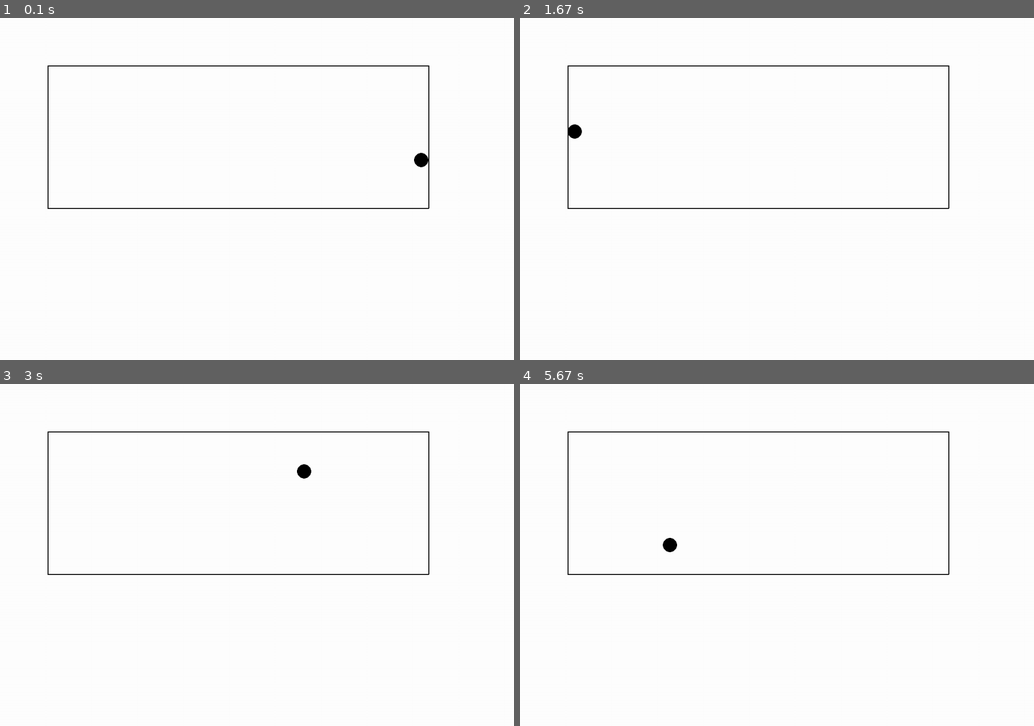
Above: before the commit, frames 1-4 (two rows, left to right).
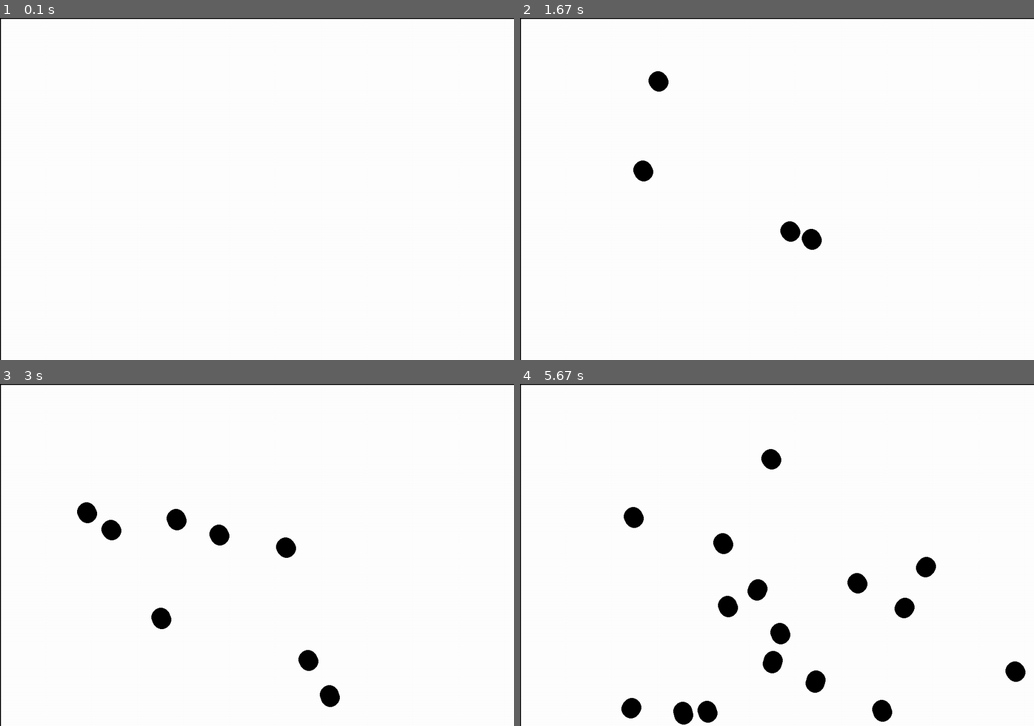
Above: after the commit, the same moments.

Repository: hoischreck/Physics-Engine-2D-CodeNightHPI
Game: pygame game, started from main.py
Two runs of this game, one before a commit and one after it. Both use one fixed random seed, a clock stepped at 60 frames per second and the inputs below.
Inputs (mouse positions are in pixels of both pictures, inside the frame that each line leads up to):
- Up to frame 1 (0.1 s): no input
- Up to frame 2 (1.67 s): click (777, 189) at 0.38 s; click (617, 137) at 0.72 s; click (643, 62) at 1.05 s; click (782, 223) at 1.38 s
- Up to frame 3 (3 s): click (185, 483) at 1.72 s; click (61, 479) at 2.05 s; click (97, 510) at 2.38 s; click (277, 541) at 2.72 s
- Up to frame 4 (5.67 s): click (962, 633) at 3.05 s; click (663, 493) at 3.38 s; click (725, 541) at 3.72 s; click (679, 472) at 4.05 s; click (597, 674) at 4.38 s; click (607, 483) at 4.72 s; click (756, 438) at 5.05 s; click (848, 575) at 5.38 s

The runs differ from the first frame. In frame 1, 1.3% of the frame differs, in the area x 0-100%, y 0-100%; in frame 2, 2.1%; in frame 3, 2.9%; in frame 4, 4.4%.

Commit message:
finally some collisions

Diff:
--- a/PygameCollection/game.py
+++ b/PygameCollection/game.py
@@ -24,10 +24,10 @@
 
 
 class Base2DGame(ABC):
-	def __init__(self, name="[PLACEHOLDER]", tps=60):
+	def __init__(self, name="[PLACEHOLDER]", windowSize=(1920,1080), tps=60):
 		pygame.init()
 		self.name = name
-		self.windowSize = (1920, 1080)
+		self.windowSize = windowSize
 		self.w, self.h = self.windowSize
 		self.windowCaption = "WindowCaption"
 		self.backgroundColor = (255, 255, 255)
--- a/PygameCollection/graphics.py
+++ /dev/null
@@ -1,79 +0,0 @@
-### Eigentlich nicht wichtig ###
-
-import pygame
-
-from PygameCollection.math import Vector2D, Matrix2D
-
-
-#todo: review, check if file systematic is sensible
-#Linear vector art allows create polygons, by following a path of vectors
-class LinearVecArt2D:
-	# takes a list of 2D-Vectors describing a path, which will be computed into points
-	def __init__(self,
-				 pos: Vector2D,
-				 pathVectors,
-				 posOffset: Vector2D=Vector2D(0, 0),
-				 rotOffset = 0,
-				 closed=True, closeOrigin=True, autoClose=False
-				 ):
-		self.pos = pos #point of reference (moves the origin)
-		self.vectors = [[v, None] for v in pathVectors]
-		self.pOffset = posOffset # will apply a given offset to all points (useful when centering for example)
-		self.rOffset = rotOffset # describes vector-art-axis rotation from x axis
-		self.closed = closed # if closed, last point must end at start
-		self.closeOrigin = closeOrigin # if False, first vector thus second point is used as closing point
-		self.autoClose = autoClose # depending on close mode, if last point invalid, point is added automatically
-		self._points = self._calcPoints()
-
-	def _calcPoints(self, rot=0):
-		p = list()
-		# apply rotation
-		if rot != 0:
-			m = Matrix2D.fromRotation(self.rOffset - rot)  # todo: why is this argument correct??? why not vector.toRadiant()-offset
-			for i, v in enumerate(self.vectors):
-				self.vectors[i] = [Vector2D.fromMatrixVecMul(v[0], m), None]
-			self.pOffset = Vector2D.fromMatrixVecMul(self.pOffset, m) # rotation positional offset must also be respected
-
-		# calculate points based on path described by vectors
-		for i, v in enumerate(self.vectors):
-			pos = self.pos + v[0] if i == 0 else self.vectors[i-1][1] + v[0]
-			self.vectors[i] = [v[0], pos]
-
-		for v in self.vectors:
-			v[1] = v[1] + self.pOffset
-			p.append(v[1])
-		if not self.closeOrigin:
-			del p[0]
-
-		if self.closed:
-			if self.closeOrigin:
-				if  Vector2D.asRounded(self.pos+self.pOffset) != Vector2D.asRounded(p[-1]): # rounding is needed for rotations
-					if not self.autoClose:
-						# todo: test this
-						raise InvalidLVA("Last point must equal first point (origin)")
-			else:
-				if p[1] != p[-1]:
-					if self.autoClose:
-						# todo: test this
-						raise InvalidLVA("Last point must equal second point")
-		return p
-
-	def getPoints(self):
-		return [v.toTuple() for v in self._points] # todo: decide on convention
-
-	# convenience method
-	def getPointsV2D(self):
-		return self._points
-
-	def rotate(self, rotation):
-		self._points = self._calcPoints(rotation)
-
-	# convenience method
-	@classmethod
-	def draw(cls, lva, surface, color=(255, 0, 0)):
-		pygame.draw.polygon(surface, color, lva.getPoints())
-
-
-class InvalidLVA(Exception):
-	def __init__(self, msg="Invalid Linear Vector Art"):
-		super().__init__(msg)
--- a/PygameCollection/templates.py
+++ /dev/null
@@ -1,35 +0,0 @@
-from PygameCollection.game import ObjController
-from PygameCollection.gameObjects import MovableSprite
-from PygameCollection.math import Vector2D
-from math import pi
-
-
-#todo: automate _tryUpdate paradigm
-# -> collision detection uses scaling property of actions
-class BasicMSpriteController(ObjController):
-	def __init__(self):
-		super().__init__()
-		self.actions = {
-			"left": self.left,
-			"right": self.right,
-			"forward": self.forward,
-			"backward": self.backward,
-		}
-
-	@ObjController.tryAction
-	def left(self, scale=1):
-		self.rot = self.rot - (self.rotSpeed*scale) % (2 * pi)
-		self.dir = Vector2D.fromRadiant(self.rot + self.rotOffset)
-
-	@ObjController.tryAction
-	def right(self, scale=1):
-		self.rot = self.rot + (self.rotSpeed*scale) % (2 * pi)
-		self.dir = Vector2D.fromRadiant(self.rot + self.rotOffset)
-
-	@ObjController.tryAction
-	def forward(self, scale=1):
-		self.pos += (self.dir * self.v)*scale
-
-	@ObjController.tryAction
-	def backward(self, scale=1):
-		self.pos -= (self.dir * self.v)*scale
--- a/main.py
+++ b/main.py
@@ -86,7 +86,6 @@
 
         baseLine = Line2D(prevPos, self.pos)
         offsetH = Vector2D.asUnitVector(baseLine.dV) * self.radius
-
         lineMiddle = Line2D(baseLine.start+offsetH, baseLine.end-offsetH)
         #
 
@@ -97,20 +96,22 @@
         for w in self.game.map.walls:
             if (p := lineMiddle.intersectsLinePos(w.line)) is not None or (pointCollision := ((w.line.distanceToPoint(*self.pos.toTuple())) <= self.radius)):
                 if pointCollision:
-                    p = w.line.closestPointOnLine(*self.pos.toTuple())
+                    p = Vector2D.fromIterable(w.line.closestPointOnLine(*self.pos.toTuple()))
                     #pygame.draw.circle(self.screen, (255, 0, 0), p, 5)
+                    d = self.pos-p
+                    du = Vector2D.asUnitVector(d)
+                    self.pos = self.pos + du * (self.radius-d.magnitude())
 
-                d = Vector2D.asUnitVector(baseLine.dV)
-                d.toCounter()
+                else:
+                    d = Vector2D.asUnitVector(baseLine.dV)
+                    d.toCounter()
 
-                self.pos = Vector2D.fromIterable(p) + d * self.radius/sin(d.enclosedAngle(w.line.dV))
+                    self.pos = Vector2D.fromIterable(p) + d * self.radius/sin(d.enclosedAngle(w.line.dV))
 
                 self.v = w.line.reflectVector(self.v)
 
                 #todo: more collision possible?
                 break
-
-
 
 
 class PhysicsManager:
@@ -136,36 +137,37 @@
 
 class PhysicsSim2D(Base2DGame):
     def __init__(self):
-        super().__init__()
+        super().__init__(windowSize=(1080, 720))
         #self.windowCaption = "2D-Physics-Engine" #todo: implement
-        self.windowSize = (1080, 720)
         self.physicsManager = None
         self.tps = 60
 
     def setup(self):
         self.physicsManager = PhysicsManager()
-        self.c = PhysicsCircle(self, pos=Vector2D(400, 350), mass=100, radius=15, velocity=Vector2D(1, 1)*200
-                               )
-        self.physicsManager.addObj(
-            self.c
-        )
         self.map = Map(self)
 
         #self.map.walls.add(Wall(self, Vector2D(200, 200), Vector2D(700, 210)))
         #self.map.walls.add(Wall(self, Vector2D(100, 400), Vector2D(1000, 300)))
 
-        self.map.addWallH((100, 100), 800)
-        self.map.addWallH((100, 400), 800)
-        self.map.addWallV((100, 100), 300)
-        self.map.addWallV((900, 100), 300)
+        self.map.addWallH((0, 0), self.w)
+        self.map.addWallH((0, self.h), self.w)
+        self.map.addWallV((0, 0), self.h)
+        self.map.addWallV((self.w, 0), self.h)
 
         self.drawingQueue.append(self.physicsManager)
         self.drawingQueue.append(self.map)
 
     def loop(self):
         self.physicsManager.applyStep()
+        #showVector(self.screen, self.c.v, *self.c.pos.toTuple())
 
-        #showVector(self.screen, self.c.v, *self.c.pos.toTuple())
+        if self.mouse.heldDown(1):
+            # create circle
+            self.physicsManager.addObj(
+                PhysicsCircle(game=self, pos=Vector2D.fromIterable(self.mouse.getPos()), velocity=Vector2D(1, 1), mass=10, radius=20)
+            )
+
+
 
 if __name__ == "__main__":
     i = PhysicsSim2D()
